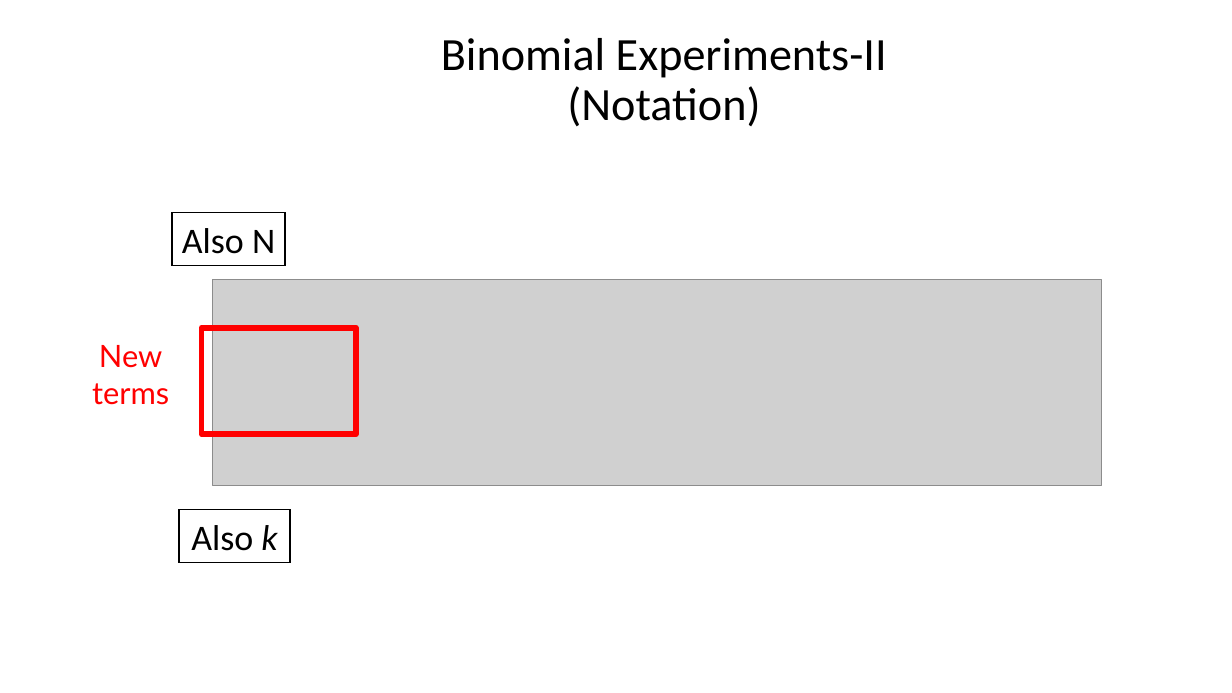
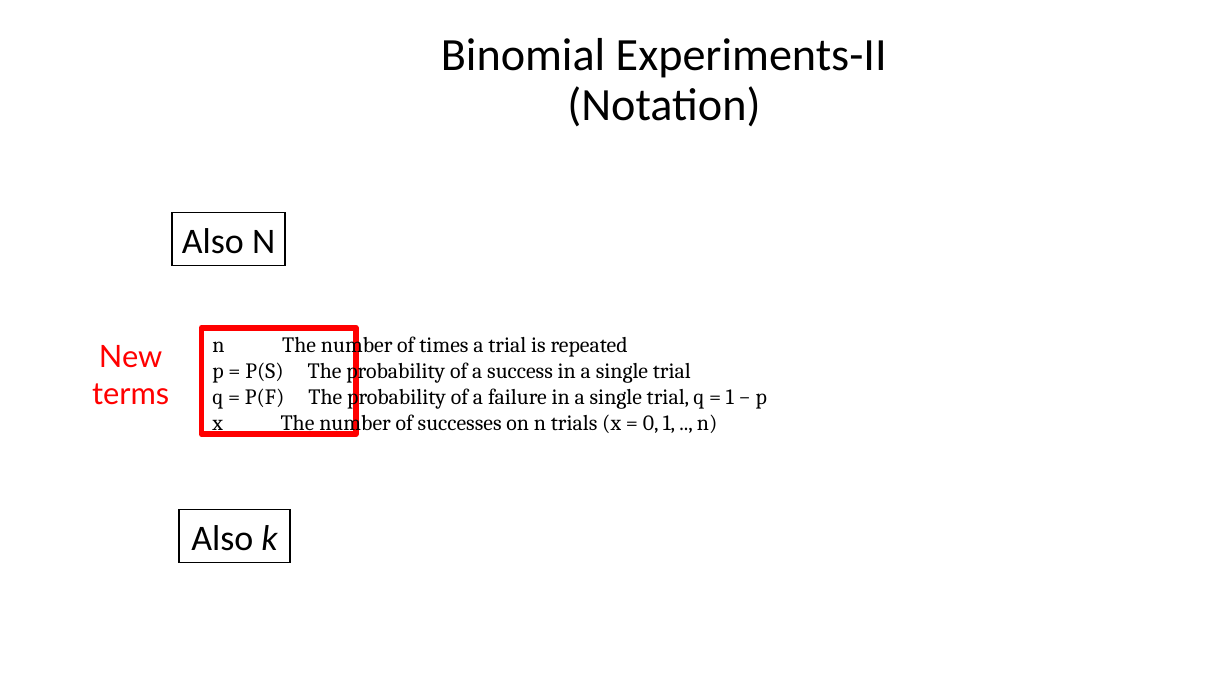
Before and after one commit to taaltree/FW536, a slide deck: slide 4 of Day1_Probability/FW536_Day1_Afternoon Distributions I_accessible.pptx. Drawn at 1232x693 pixels with LibreOffice and Linux fonts; fonts in the diff are those of the drawing; grey boxes stand for pictures. Boxes give left, top, right and bottom in pixels: in the first picture for what was removed or moved away, otherwise in the second. Text is boxed around its words. In the diff, an @@ line names an element or a change of style, - is before the commit and + after.

```diff
--- a/Day1_Probability/FW536_Day1_Afternoon Distributions I_accessible.pptx
+++ b/Day1_Probability/FW536_Day1_Afternoon Distributions I_accessible.pptx
@@ picture removed at bbox=[213, 280, 1103, 485] @@
@@ text added at bbox=[212, 331, 767, 436], 17 pt, text #000000 @@
+n The number of times a trial is repeated
+p = P(S) The probability of a success in a single trial
+q = P(F) The probability of a failure in a single trial, q = 1 − p
+x The number of successes on n trials (x = 0, 1, .., n)
```
Also in this commit, not shown: 10 other slides changed.
